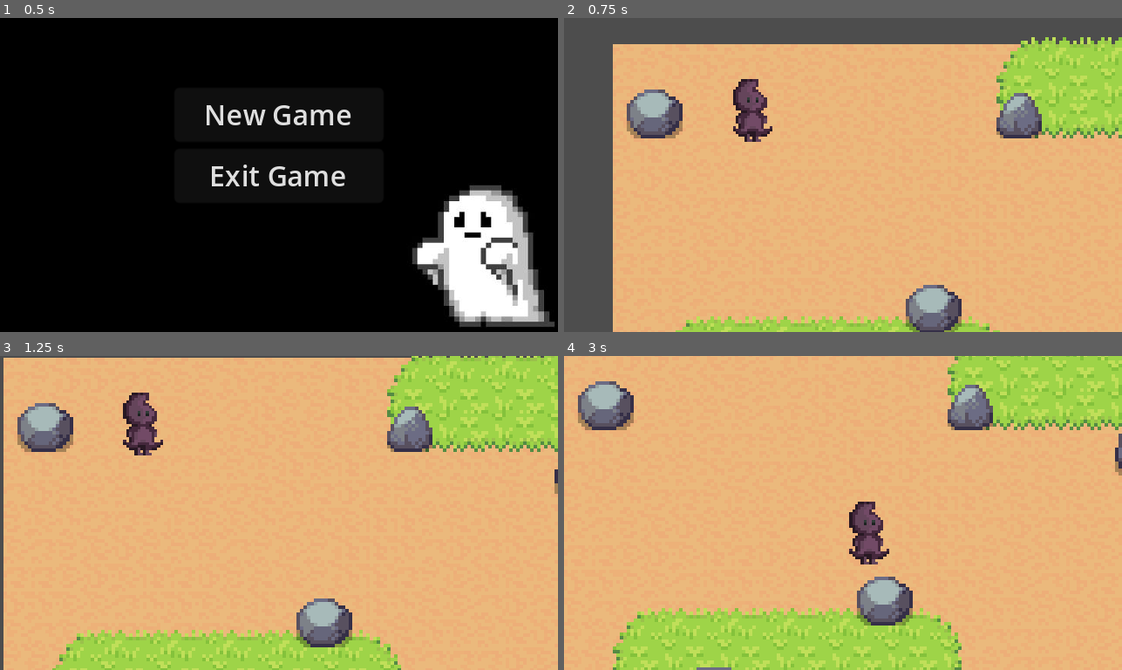
Above: before the commit, frames 1-4 (two rows, left to right).
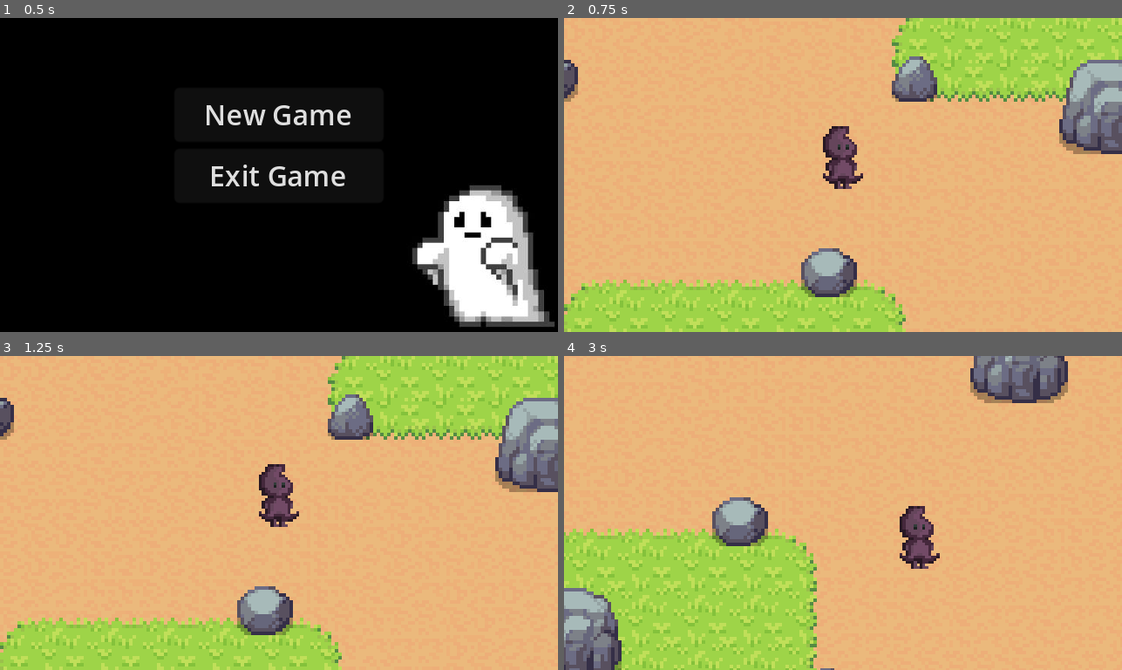
Above: after the commit, the same moments.

Repository: mkseay2/spirit
Game: Godot game, scene res://menu.tscn
The game is run twice, just before and just after one commit, with the same random seed, the same clock (stepped at 60 frames per second) and the same inputs.
Inputs:
- Up to frame 1 (0.5 s): no input
- Up to frame 2 (0.75 s): click "New Game" at 0.5 s
- Up to frame 3 (1.25 s): no input
- Up to frame 4 (3 s): hold Right (ui_right) 1.28-2.03 s; hold Down (ui_down) 2.03-2.78 s; hold Right (ui_right) from 2.78 s (still down)

Frame 1 is identical in both runs. In frame 2, 38% of the frame differs, in the area x 0-100%, y 0-100%; in frame 3, 24%; in frame 4, 33%.

Commit message:
transitioning from room 1 to room 2 (incomplete)

Diff:
--- /dev/null
+++ b/Levels/global.gd
@@ -0,0 +1,11 @@
+extends Node
+
+
+var current_scene = "level1_room1"
+var transition_scene = false
+
+
+func finish_change_scene(new_scene):
+	if transition_scene == true:
+		transition_scene = false
+		current_scene = new_scene
--- /dev/null
+++ b/Levels/level1/level1_room1.gd
@@ -0,0 +1,29 @@
+extends Node2D
+
+
+# Called when the node enters the scene tree for the first time.
+func _ready():
+	pass # Replace with function body.
+
+
+# Called every frame. 'delta' is the elapsed time since the previous frame.
+func _process(delta):
+	change_scene()
+
+
+func _on_level_1_room_2_transition_body_entered(body):
+	if body.has_method("player"):
+		print("entered")
+		Global.transition_scene = true
+
+
+func _on_level_1_room_2_transition_body_exited(body):
+	if body.has_method("player"):
+		Global.transition_scene = false
+
+
+func change_scene():
+	if Global.transition_scene == true:
+		if Global.current_scene == "level1_room1":
+			get_tree().change_scene_to_file("res://Levels/level1/level1_room2.tscn")
+			Global.finish_change_scene("level1_room2")
--- a/Levels/level1/level1_room1.tscn
+++ b/Levels/level1/level1_room1.tscn
@@ -1,5 +1,6 @@
-[gd_scene load_steps=7 format=3 uid="uid://ccqge3ngqc4y1"]
-
+[gd_scene load_steps=9 format=3 uid="uid://ccqge3ngqc4y1"]
+
+[ext_resource type="Script" path="res://Levels/level1/level1_room1.gd" id="1_l2yo7"]
 [ext_resource type="Texture2D" uid="uid://fb7c1lwc1tym" path="res://TileSets/1_terrain.png" id="1_ne2in"]
 [ext_resource type="Texture2D" uid="uid://b5ht72duwbgoo" path="res://TileSets/3_plants.png" id="2_lmtqv"]
 [ext_resource type="PackedScene" uid="uid://dfi3aa0asnuis" path="res://PlayerCharacter/player.tscn" id="3_0t4ga"]
@@ -1045,8 +1046,12 @@
 sources/0 = SubResource("TileSetAtlasSource_fpudc")
 sources/1 = SubResource("TileSetAtlasSource_bw7j3")
 
+[sub_resource type="RectangleShape2D" id="RectangleShape2D_s5bym"]
+size = Vector2(32, 106)
+
 [node name="Level1_Room1" type="Node2D"]
 y_sort_enabled = true
+script = ExtResource("1_l2yo7")
 
 [node name="TileMap" type="TileMap" parent="."]
 y_sort_enabled = true
@@ -1061,10 +1066,19 @@
 layer_2/tile_data = PackedInt32Array(851973, 1310721, 0, 196629, 1310721, 0, 131073, 1179649, 0, 589835, 1179649, 0, 131086, 1179649, 2, 25, 1179649, 2, 983054, 1179649, 2, 1114136, 1179649, 2)
 
 [node name="Player" parent="." instance=ExtResource("3_0t4ga")]
-position = Vector2(80, 48)
+position = Vector2(192, 96)
 
 [node name="Collisions" type="StaticBody2D" parent="."]
 
 [node name="CollisionPolygon2D" type="CollisionPolygon2D" parent="Collisions"]
 position = Vector2(32, 0)
 polygon = PackedVector2Array(-32, 0, 416, 0, 416, 104, 448, 104, 448, 208, 416, 208, 416, 288, -32, 288, -32, 0, -32, -8, -40, -8, -40, 296, 424, 296, 456, 208, 456, 104, 424, -8, 424, -8, 16, -8, -32, -8)
+
+[node name="Level1_Room2_Transition" type="Area2D" parent="."]
+
+[node name="CollisionShape2D" type="CollisionShape2D" parent="Level1_Room2_Transition"]
+position = Vector2(464, 155)
+shape = SubResource("RectangleShape2D_s5bym")
+
+[connection signal="body_entered" from="Level1_Room2_Transition" to="." method="_on_level_1_room_2_transition_body_entered"]
+[connection signal="body_exited" from="Level1_Room2_Transition" to="." method="_on_level_1_room_2_transition_body_exited"]
--- /dev/null
+++ b/Levels/level1/level1_room2.gd
@@ -0,0 +1,11 @@
+extends Node2D
+
+
+# Called when the node enters the scene tree for the first time.
+func _ready():
+	pass # Replace with function body.
+
+
+# Called every frame. 'delta' is the elapsed time since the previous frame.
+func _process(delta):
+	pass
--- a/Levels/level1/level1_room2.tscn
+++ b/Levels/level1/level1_room2.tscn
@@ -138,6 +138,9 @@
 [sub_resource type="TileSet" id="TileSet_bruhk"]
 sources/0 = SubResource("TileSetAtlasSource_v8a4w")
 
+[sub_resource type="RectangleShape2D" id="RectangleShape2D_qjdcn"]
+size = Vector2(39, 110)
+
 [node name="Level1_Room2" type="Node2D"]
 
 [node name="TileMap" type="TileMap" parent="."]
@@ -147,3 +150,14 @@
 layer_0/tile_data = PackedInt32Array(262148, 1441792, 26, 0, 1441792, 26, 1114112, 1441792, 26, 1114138, 1441792, 26, 1 …(10335 unchanged characters)…
 layer_1/name = "cavern"
 layer_1/tile_data = PackedInt32Array(14, 1310720, 26, 65550, 1310720, 27, 131086, 1310720, 26, 196622, 1310720, 27, 262 …(1417 unchanged characters)…
+
+[node name="Collisions" type="StaticBody2D" parent="."]
+
+[node name="CollisionPolygon2D" type="CollisionPolygon2D" parent="Collisions"]
+polygon = PackedVector2Array(0, 0, 448, 0, 448, 80, 488, 80, 488, 192, 448, 192, 448, 288, 0, 288, 0, 192, -40, 192, -40, 80, 0, 80, 0, 0, -8, 0, -48, 72, -48, 200, -8, 296, 456, 296, 496, 200, 496, 72, 456, -8, 0, -8)
+
+[node name="Area2D" type="Area2D" parent="."]
+
+[node name="CollisionShape2D" type="CollisionShape2D" parent="Area2D"]
+position = Vector2(-19.5, 136)
+shape = SubResource("RectangleShape2D_qjdcn")
--- a/PlayerCharacter/Player.gd
+++ b/PlayerCharacter/Player.gd
@@ -10,3 +10,6 @@
 func _physics_process(_delta):
 	get_input()
 	move_and_slide()
+
+func player():
+	pass
--- a/menu.gd
+++ b/menu.gd
@@ -2,7 +2,6 @@
 extends Control
 
 @onready var new_game_button = $VBoxContainer/NewGameButton as Button
-@onready var resume_game_button = $VBoxContainer/ResumeGameButton as Button
 @onready var exit_game_button = $VBoxContainer/ExitGameButton as Button
 @onready var start_level = preload("res://Levels/level1/level1_room1.tscn") as PackedScene
 
--- a/project.godot
+++ b/project.godot
@@ -14,6 +14,10 @@
 run/main_scene="res://menu.tscn"
 config/features=PackedStringArray("4.2", "Forward Plus")
 
+[autoload]
+
+Global="*res://Levels/global.gd"
+
 [display]
 
 window/size/viewport_width=320
Binary file added: EnemyDesigns/Caveman.png
Not shown, added: EnemyDesigns/Caveman.png.import
Binary file added: EnemyDesigns/Gunner.png
Not shown, added: EnemyDesigns/Gunner.png.import
Binary file added: EnemyDesigns/SlugOBot.png
Not shown, added: EnemyDesigns/SlugOBot.png.import
Not shown: 1 places in Levels/level1/level1_room2.tscn that only renumber resources
